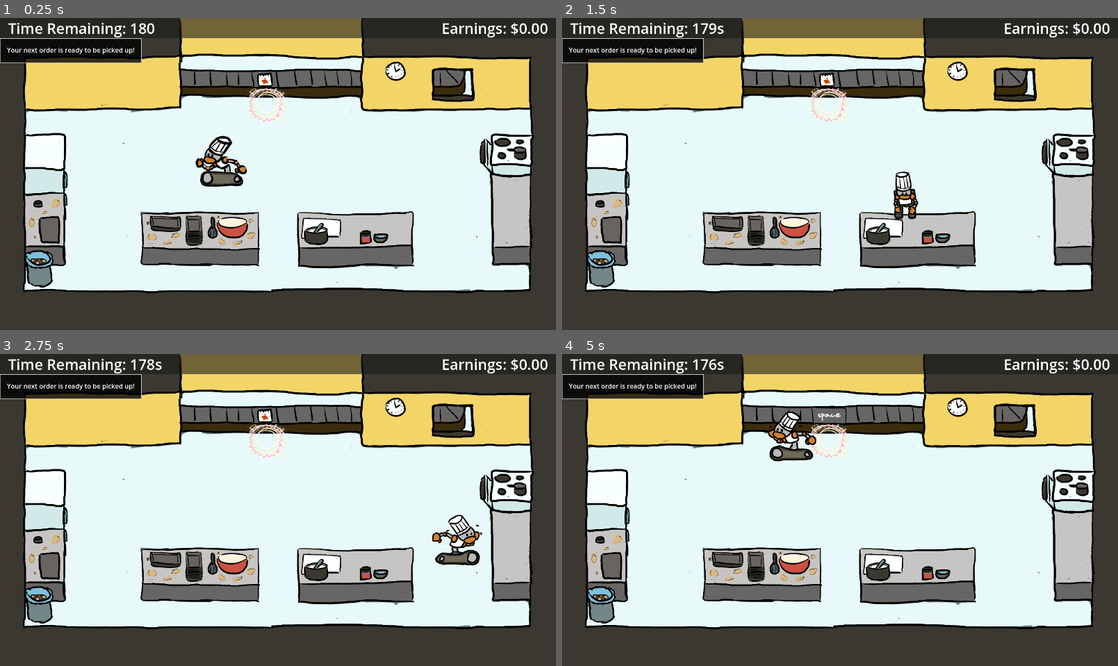
Above: before the commit, frames 1-4 (two rows, left to right).
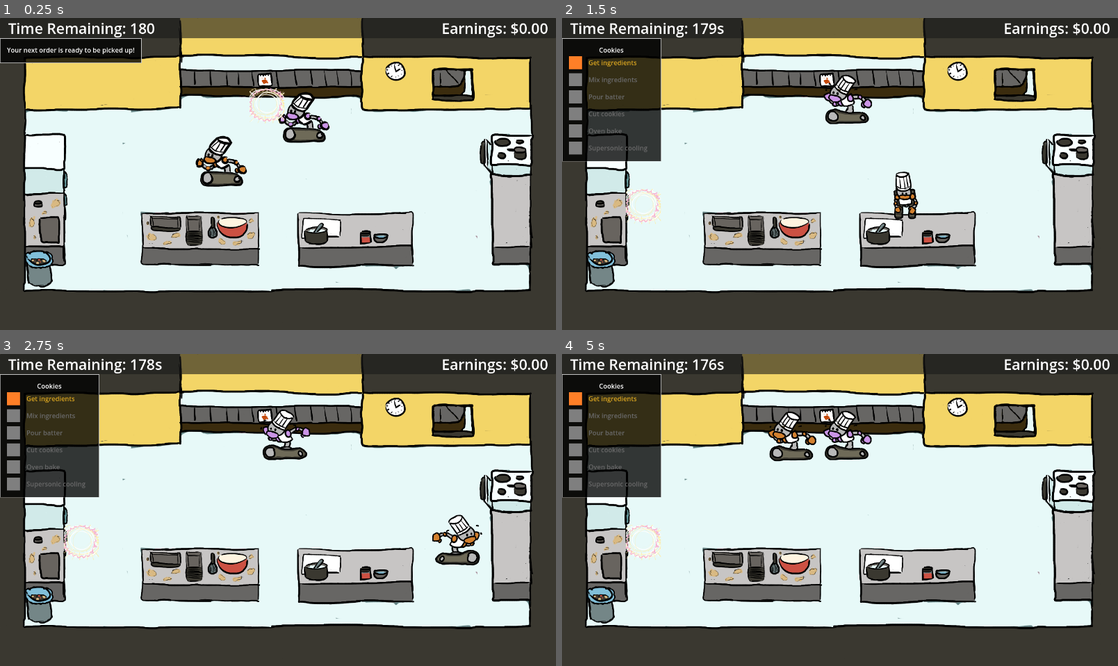
Above: after the commit, the same moments.

Repository: yanalex981/Tasty-Treads
Game: Godot game, scene res://Scenes/game.tscn
Two runs of this game, one before a commit and one after it. Both use one fixed random seed, a clock stepped at 60 frames per second and the inputs below.
Inputs:
- Up to frame 1 (0.25 s): no input
- Up to frame 2 (1.5 s): tap Enter (ui_accept) at 0.5, 0.77 s; hold D (right) 0.53-1.28 s; tap Space (interact) at 0.6, 1.35 s; hold S (down) from 1.28 s (still down)
- Up to frame 3 (2.75 s): tap Enter (ui_accept) at 1.52 s; release S (down) at 2.03 s; hold D (right) from 2.03 s (still down); tap Space (interact) at 2.1 s
- Up to frame 4 (5 s): release D (right) at 2.78 s; hold W (up) 2.78-3.53 s; tap Space (interact) at 2.85, 3.6, 4.35 s; tap Enter (ui_accept) at 3.02, 3.77, 4.52 s; hold A (left) from 3.53 s (still down)

The runs differ from the first frame. In frame 1, 0.8% of the frame differs, in the area x 50-60%, y 23-41%; in frame 2, 7.4%; in frame 3, 7.3%; in frame 4, 7.5%, in the area x 0-56%, y 6-67%.

Commit message:
Reuploaded sound files for sound effects
Recreated nodes for sound effects to attempt to fix a bug

Diff:
--- a/Scenes/kitchen.tscn
+++ b/Scenes/kitchen.tscn
@@ -10,12 +10,15 @@
 [ext_resource type="Texture2D" uid="uid://bxdmjnw83vw6a" path="res://Assets/completed.png" id="6_l2gtt"]
 [ext_resource type="Texture2D" uid="uid://cxa0g1j4n3wwe" path="res://Assets/in_progress.png" id="7_p5an8"]
 [ext_resource type="Resource" uid="uid://ddwwrgj7afykp" path="res://Resources/Recipes/croissant.tres" id="7_rj4d4"]
+[ext_resource type="PackedScene" uid="uid://bhlrsnbtkbq6y" path="res://Scenes/Components/droid.tscn" id="7_x5gre"]
 [ext_resource type="Texture2D" uid="uid://bynbsygtxakga" path="res://Assets/incomplete.png" id="8_vvdjn"]
 [ext_resource type="PackedScene" uid="uid://bd51qipgd5htg" path="res://Scenes/Components/Interactable.tscn" id="8_xnfjy"]
 [ext_resource type="Texture2D" uid="uid://xt6ufjiufigx" path="res://Assets/area_highlight.png" id="9_i0njw"]
 [ext_resource type="Texture2D" uid="uid://c1h4jem4tkrnl" path="res://Assets/Controls/interact.png" id="10_i0fk7"]
 [ext_resource type="PackedScene" uid="uid://cbha6lmyk56do" path="res://Scenes/Components/Player.tscn" id="15_8mjq4"]
 [ext_resource type="AudioStream" uid="uid://desg2mssge1xs" path="res://Assets/Audio/snd_mainGameMusic.mp3" id="17_1ccdr"]
+[ext_resource type="AudioStream" uid="uid://cqckye4nc8o7v" path="res://Assets/Audio/snd_success.wav" id="18_el2l5"]
+[ext_resource type="AudioStream" uid="uid://o32futk063l1" path="res://Assets/Audio/snd_endRecipe.wav" id="20_iuy3l"]
 
 [sub_resource type="LabelSettings" id="LabelSettings_hlyr4"]
 font_size = 36
@@ -121,7 +124,14 @@
 [node name="kitchen" type="CanvasLayer" parent="."]
 
 [node name="player_spawn" type="Marker2D" parent="kitchen"]
-position = Vector2(704, 320)
+
+[node name="Droid" parent="kitchen/player_spawn" node_paths=PackedStringArray("order_tracker", "order_spawner") instance=ExtResource("7_x5gre")]
+position = Vector2(800, 360)
+collision_layer = 2
+collision_mask = 1
+motion_mode = 0
+order_tracker = NodePath("../../droid1_order_tracker2")
+order_spawner = NodePath("../../order_spawner")
 
 [node name="wall_boundaries" type="StaticBody2D" parent="kitchen"]
 visible = false
@@ -295,14 +305,24 @@
 [node name="microgames" type="CanvasLayer" parent="."]
 layer = 2
 
-[node name="BackgroundMusic" type="AudioStreamPlayer2D" parent="."]
+[node name="BackgroundMusic" type="AudioStreamPlayer" parent="."]
 stream = ExtResource("17_1ccdr")
+volume_db = -10.0
 autoplay = true
+
+[node name="MinigameSuccessSound" type="AudioStreamPlayer" parent="."]
+stream = ExtResource("18_el2l5")
+
+[node name="MinigameFailSound" type="AudioStreamPlayer" parent="."]
+stream = ExtResource("18_el2l5")
+
+[node name="OrderCompleteSound" type="AudioStreamPlayer" parent="."]
+stream = ExtResource("20_iuy3l")
 
 [connection signal="timeout" from="round_timer" to="." method="_on_round_timer_timeout"]
 [connection signal="timeout" from="time_tracker" to="." method="_update_time_remaining_label"]
+[connection signal="order_changed" from="kitchen/player_order_tracker" to="." method="_on_player_order_changed"]
 [connection signal="order_changed" from="kitchen/player_order_tracker" to="." method="_on_order_changed"]
-[connection signal="order_changed" from="kitchen/player_order_tracker" to="." method="_on_player_order_changed"]
 [connection signal="order_completed" from="kitchen/player_order_tracker" to="." method="_on_player_order_completed"]
 [connection signal="progress_changed" from="kitchen/player_order_tracker" to="." method="_on_progress_changed"]
 [connection signal="order_completed" from="kitchen/droid1_order_tracker2" to="." method="_on_order_completed"]
Not shown: 1 places in Scenes/kitchen.tscn that only renumber resources
